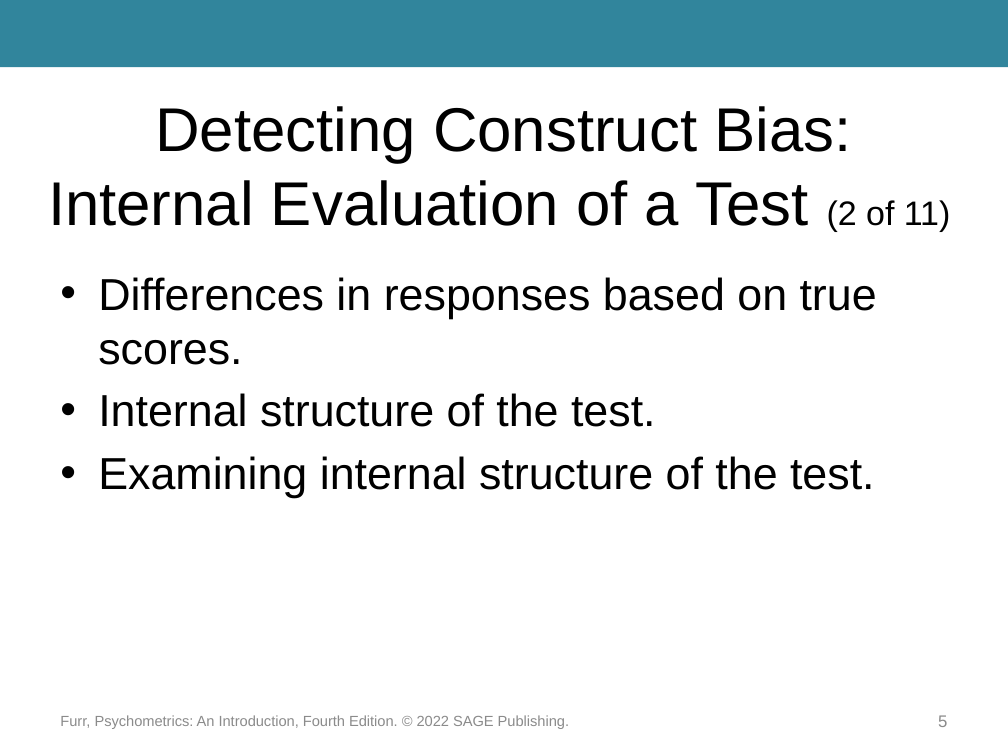
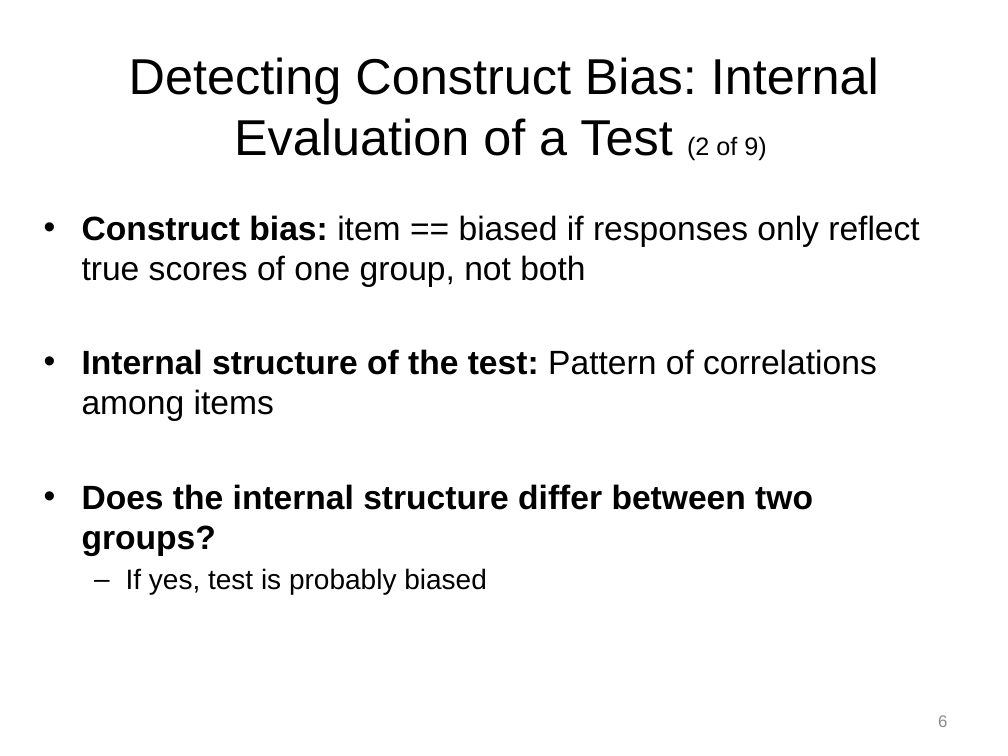
Before and after one commit to npm27/Teaching-Materials, a slide deck: slide 6 of Tests and Eval/Slides/Furr_4e_Ch11_Presentation.pptx (slide 5 before the commit). Drawn at 1008x756 pixels with LibreOffice and Linux fonts; fonts in the diff are those of the drawing. Boxes give left, top, right and bottom in pixels: in the first picture for what was removed or moved away, otherwise in the second. Text is boxed around its words. In the diff, an @@ line names an element or a change of style, - is before the commit and + after.

```diff
--- a/Tests and Eval/Slides/Furr_4e_Ch11_Presentation.pptx
+++ b/Tests and Eval/Slides/Furr_4e_Ch11_Presentation.pptx
@@ rectangle removed at (0,0,1008,68) @@
@@ title at (129,57,879,161): text changed; size 44.1 to 36 pt @@
-Detecting Construct Bias: Internal Evaluation of a Test (2 of 11)
+Detecting Construct Bias: Internal Evaluation of a Test (2 of 9)
@@ text at (82,215,919,594): text changed; size 32 to 24 pt @@
-• Differences in responses based on true scores.
-• Internal structure of the test.
-• Examining internal structure of the test.
+• Construct bias: item == biased if responses only reflect true scores of one group, not both
+• Internal structure of the test: Pattern of correlations among items
+• Does the internal structure differ between two groups?
+  – If yes, test is probably biased
@@ text removed at (60,715,569,729) @@
-Furr, Psychometrics: An Introduction, Fourth Edition. © 2022 SAGE Publishing.
```
Also in this commit, not shown: 22 other slides changed, 4 slides added, 12 slides removed, 6 other files.
